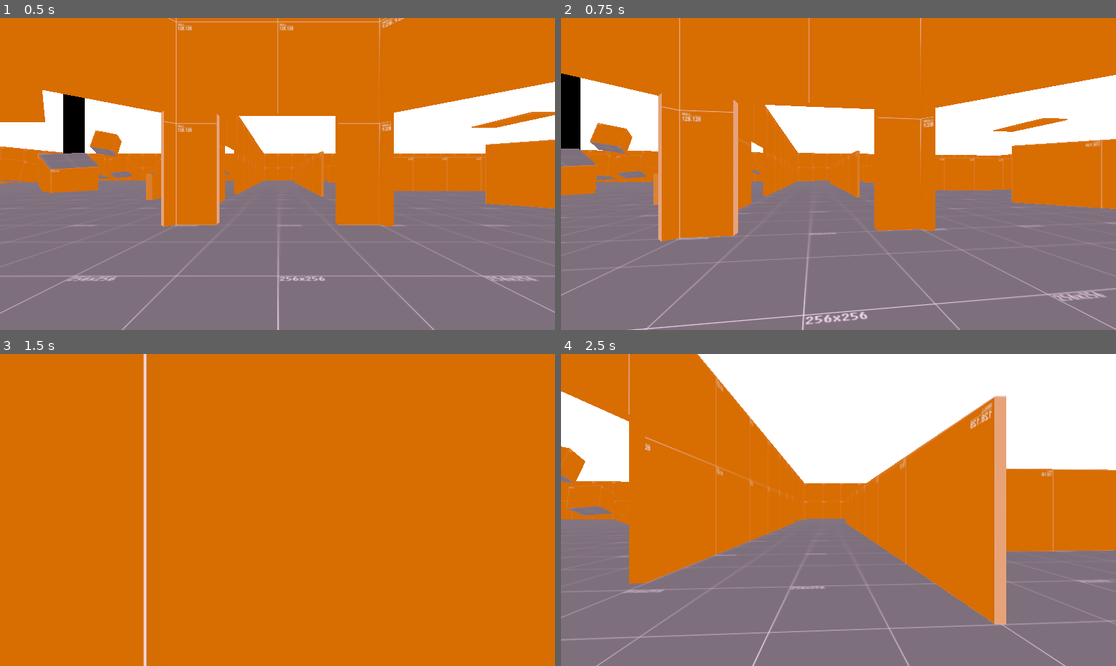
Above: before the commit, frames 1-4 (two rows, left to right).
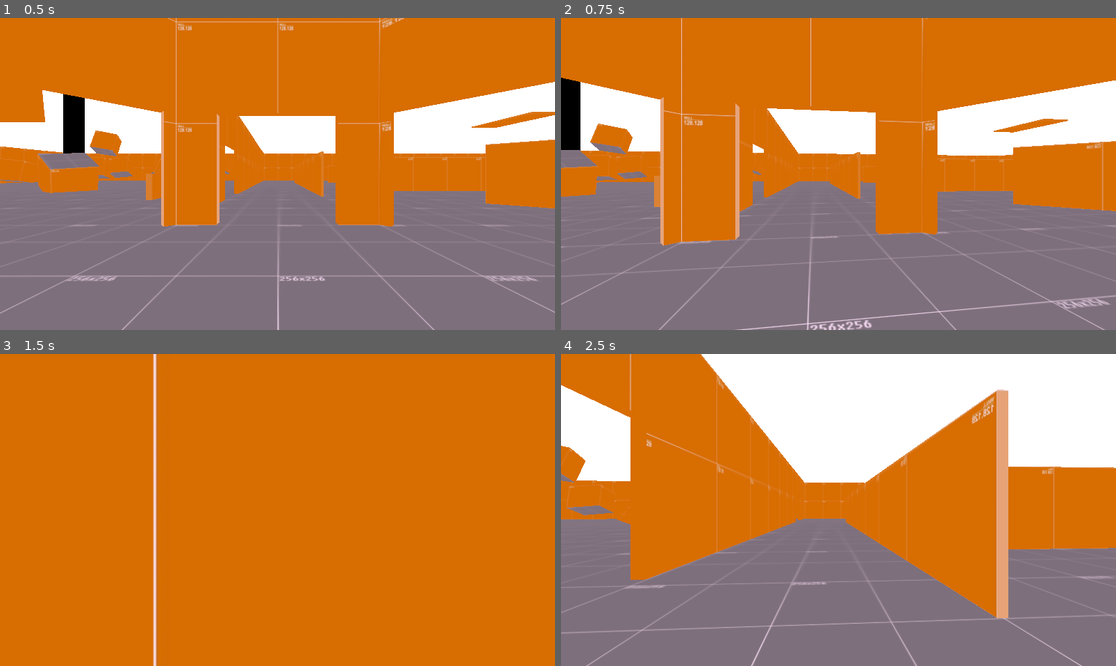
Above: after the commit, the same moments.

Repository: Liloslash/CocoonstrikeV2
Game: Godot game, scene res://world.tscn
Two runs of this game, one before a commit and one after it. Both use one fixed random seed, a clock stepped at 60 frames per second and the inputs below.
Inputs (mouse positions are in pixels of both pictures, inside the frame that each line leads up to):
- Up to frame 1 (0.5 s): no input
- Up to frame 2 (0.75 s): tap Enter at 0.5 s; move the mouse to (866, 174) at 0.52 s; hold W (up) from 0.53 s (still down)
- Up to frame 3 (1.5 s): keep holding W (up); tap Space (jump) at 0.77 s; move the mouse to (249, 510) at 1.27 s
- Up to frame 4 (2.5 s): keep holding W (up); tap Space (jump) at 1.52 s; move the mouse to (849, 503) at 2.02 s

Frame 1 is identical in both runs. In frame 2, 6.2% of the frame differs, in the area x 0-100%, y 0-100%; in frame 3, 1.6%; in frame 4, 5.0%.

Commit message:
Add head bob functionality and refine camera shake logic

Diff:
--- a/Player/player.gd
+++ b/Player/player.gd
@@ -10,9 +10,13 @@
 @export var min_time_before_slam: float = 0.3
 
 @export_group("Camera Shake")
-@export var shake_intensity: float = 0.25  # Force de secousse standard
-@export var shake_duration: float = 0.5    # Durée standard de secousse (en secondes)
-@export var shake_rotation: float = 5      # Rotation max en degrés (pour plus d'effet)
+@export var shake_intensity: float = 0.25
+@export var shake_duration: float = 0.5
+@export var shake_rotation: float = 5
+
+@export_group("Head Bob")
+@export var headbob_amplitude: float = 0.05  # Hauteur du balancement (en unités Godot)
+@export var headbob_frequency: float = 8.0   # Fréquence du balancement (oscillations par seconde)
 
 # --- Variables internes ---
 var current_speed: float = 0.0
@@ -32,6 +36,9 @@
 var shake_rot: float = 0.0
 var original_camera_position: Vector3
 var original_camera_rotation: Vector3
+
+# --- Head Bob interne ---
+var headbob_timer: float = 0.0
 
 # --- Gestion des inputs ---
 func _input(event: InputEvent) -> void:
@@ -55,33 +62,39 @@
 
 # --- Camera shake déclenchable de partout ---
 func start_camera_shake(intensity: float = -1.0, duration: float = -1.0, rot: float = -1.0) -> void:
-	# Si tu veux réutiliser les valeurs par défaut, ne mets pas les paramètres
-	# Sinon tu les donnes à l'appel ! (pratique pour explosions etc.)
 	shake_strength = intensity if intensity > 0 else shake_intensity
 	shake_time_total = duration if duration > 0 else shake_duration
 	shake_rot = rot if rot > 0 else shake_rotation
 	shake_timer = shake_time_total
 
-# --- Gestion du tremblement à chaque frame ---
+# --- Gestion du tremblement et head bob à chaque frame ---
 func _process(_delta: float) -> void:
+	# Gestion du tremblement
 	if shake_timer > 0:
-		# Progression de 0 (début) à 1 (fin)
 		var t := 1.0 - (shake_timer / shake_time_total)
-		# Courbe EaseOutElastic pour un effet “punch + amorti”
 		var elastic := ease_out_elastic(t)
-		# Génère un mini offset random sur X et Y, diminuant avec le temps
 		var offset = Vector3(
 			randf_range(-1, 1) * shake_strength * (1 - elastic),
 			randf_range(-1, 1) * shake_strength * (1 - elastic),
 			0
 		)
 		camera.position = original_camera_position + offset
-		# Petite rotation sur Z pour simuler un choc/vertige
 		camera.rotation_degrees = original_camera_rotation + Vector3(0, 0, randf_range(-1, 1) * shake_rot * (1 - elastic))
 		shake_timer -= _delta
 		if shake_timer <= 0:
 			camera.position = original_camera_position
 			camera.rotation_degrees = original_camera_rotation
+	else:
+		# Gestion du head bob (uniquement si pas en freeze ni en shake)
+		if not is_frozen and current_speed > 0:
+			headbob_timer += _delta
+			var bob_offset_y = sin(headbob_timer * headbob_frequency) * headbob_amplitude
+			var bob_offset_x = cos(headbob_timer * headbob_frequency * 2) * headbob_amplitude * 0.5
+			camera.position = original_camera_position + Vector3(bob_offset_x, bob_offset_y, 0)
+		else:
+			# Remise à la position originale si arrêt
+			headbob_timer = 0.0
+			camera.position = original_camera_position
 
 # --- Fonction d'atténuation EaseOutElastic ---
 func ease_out_elastic(t: float) -> float:
@@ -108,7 +121,7 @@
 		is_slamming = false
 		is_frozen = true
 		freeze_timer = freeze_duration_after_slam
-		start_camera_shake() # Déclenche le shake avec valeurs défaut
+		start_camera_shake()
 	var input_dir = Input.get_vector("left", "right", "up", "down")
 	var direction = (transform.basis * Vector3(input_dir.x, 0, input_dir.y)).normalized()
 	if direction != Vector3.ZERO and not is_frozen:
--- a/Player/player.tscn
+++ b/Player/player.tscn
@@ -23,6 +23,7 @@
 acceleration_duration = 0.38
 freeze_duration_after_slam = 0.3
 min_time_before_slam = 0.4
+headbob_amplitude = 0.06
 
 [node name="Camera3D" type="Camera3D" parent="."]
 script = SubResource("GDScript_l8h54")
